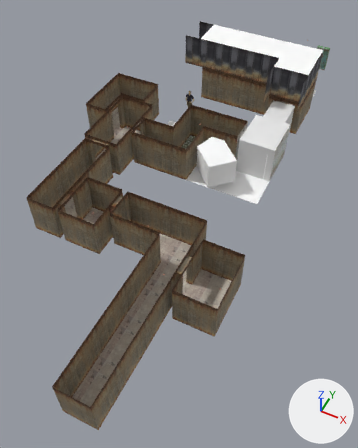
The COLLADA model assets/gen2.dae: old version first, new version second.
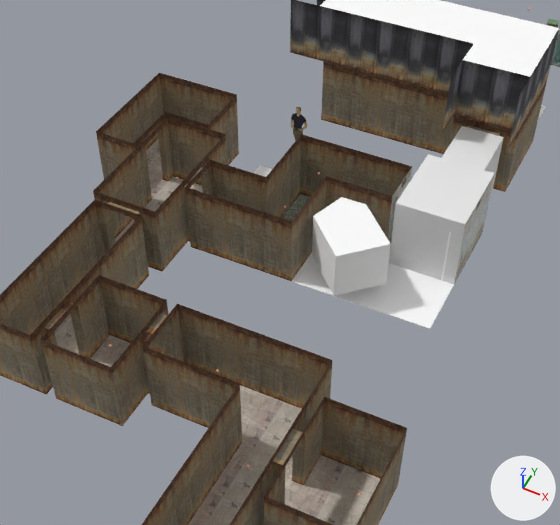
Each version appears first whole from a 50 mm lens placed at (11.3, -26.1, 19.0), pointed at (3.3, -10.2, -0.9), and next in a close-up on the part from 10% to 90% of the width and 8% to 68% of the height. The axes (+X, +Y, +Z) are drawn at lower right. The lights are the same throughout. Where no turn or scale is listed for an object, it has been applied to the vertices. Vertices at the same position are counted once.

The scene before the commit, as lines of its bpy script (objects in view):
```python
me_chris = bpy.data.meshes.new('Chris')
me_chris.from_pydata(...)  # 652 vertices, 974 faces; spans x -0.19..0.39, y 0.0, z 0.0..1.77
# faces by material slot: [335, 56, 304, 56, 86, 137]
me_chris.materials.append(mat_chris_shirt)  # black #282634
me_chris.materials.append(mat_chris_shoe)  # black #171616
me_chris.materials.append(mat_chris_skin)  # brown #c0a473
me_chris.materials.append(mat_chris_shoe_sole)  # grey #7b7676
me_chris.materials.append(mat_chris_hair)  # dark grey #474c4a
me_chris.materials.append(mat_chris_pants)  # brown #70644a
me_group_14 = bpy.data.meshes.new('group_14')
me_group_14.from_pydata([(6.0, 3.0, 0.0), (-1.0, 1.0, 0.0), (-1.0, 3.0, 0.0), (4.0, 1.0, 0.0), (4.0, 0.0, 0.0), (6.0, 0.0, 0.0)], [], [(0, 1, 2), (1, 0, 3), (3, 0, 4), (4, 0, 5)])
me_group_14.materials.append(mat_material)  # white #ffffff
me_group_18 = bpy.data.meshes.new('group_18')
me_group_18.from_pydata(...)  # 40 vertices, 64 faces; spans x -1.5..2.0, y -0.8..5.5, z 0.0..2.2
# faces by material slot: [46, 18]
me_group_18.materials.append(mat_twotonewall)  # picture img_twotonewall_png
me_group_18.materials.append(mat_floor2)  # picture img_floor2_png
ob_chris = bpy.data.objects.new('Chris', me_chris)
ob_chris.parent = ob_sketchup
ob_chris.location = (0.248, -2.294, 0.0)
ob_chris.rotation_euler = (0.0, 0.0, -3.112)  # degrees (0, 0, -178)
ob_group_14 = bpy.data.objects.new('group_14', me_group_14)
ob_group_14.location = (0.8, -1.2, 4.05)
ob_group_18 = bpy.data.objects.new('group_18', me_group_18)
ob_group_18.location = (-2.9, -8.65, 0.0)
# also in view: 'corrugation_2.006' at (3.8, -0.2, 3.1); 'corrugation_2.007' at (1.8, -0.2, 3.1); 'group_22' at (7.0, -14.6, 1.1); 'corrugation_2.009' at (5.8, -1.2, 3.1); 'rectlight_rlmossy_y' at (3.0, -5.6, 0.0)
```
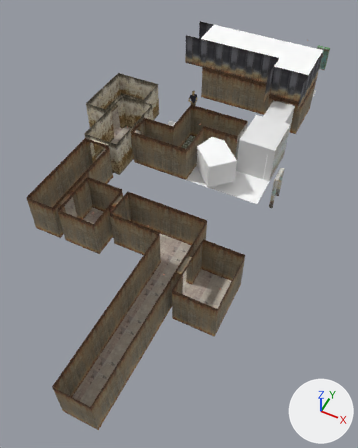
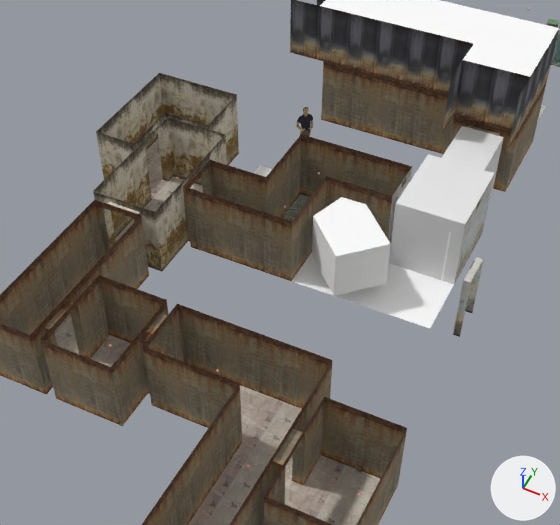
Where the change shows, as pixel boxes [x1, y1, x2, y2] in the close-ups (560 x 525 px):
'doorway', added: after [453, 257, 484, 337]
    faces in mat_bunkerwall_var (picture img_bunkerwall_var_png): [454, 257, 484, 337]
'Chris', turned: before [291, 107, 307, 141]; after [296, 107, 313, 136]
part 1 of me_group_18, built on: [93, 112, 203, 242] in both
part 2 of me_group_18, recoloured: [93, 73, 239, 270] in both

What the commit changed:
Picture 'officehall.png' (img_officehall_png) is new.
Material 'officehall' (mat_officehall) is new.
Its texture is img_officehall_png.
Its roughness is 0.9.
me_group_18 is used by ob_group_18; location (-2.9, -8.65, 0.0).
me_group_18 had 40 vertices, 64 faces and spanned x -1.5..2.0, y -0.8..5.5, z 0.0..2.2.
me_group_18 now has 56 vertices, 96 faces and spans x -1.5..2.0, y -0.8..5.5, z 0.0..2.2.
Part 1, on me_group_18:
26 faces are deleted.
16 vertices are added at x -0.2..0.0, y 2.18..3.22, z 0.0..2.02.
42 new faces join them, mat_officehall (picture img_officehall_png).
16 new faces join them, mat_floor2 (picture img_floor2_png).
me_group_18 part 2: 28 faces spanning x -1.5..2.0, y -0.8..5.5, z 0.0..2.2 switch from mat_twotonewall (picture img_twotonewall_png) to mat_officehall (picture img_officehall_png).
Mesh me_doorway is new.
It has 24 vertices, 30 faces and spans x 0.0..0.2, y 0.0..1.04, z 0.0..2.02.
Faces by material slot: [20, 10].
It uses material mat_bunkerwall_var (picture img_bunkerwall_var_png).
It uses material mat_bunkerwall (picture img_bunkerwall_png).
Object 'Chris' (ob_chris) turns from (0, 0, -178) to (0, 0, 43) degrees about x, y and z.
Object 'doorway' (ob_doorway) is new; it shows me_doorway.
Its location is (7.44, -7.8, 0.0).
